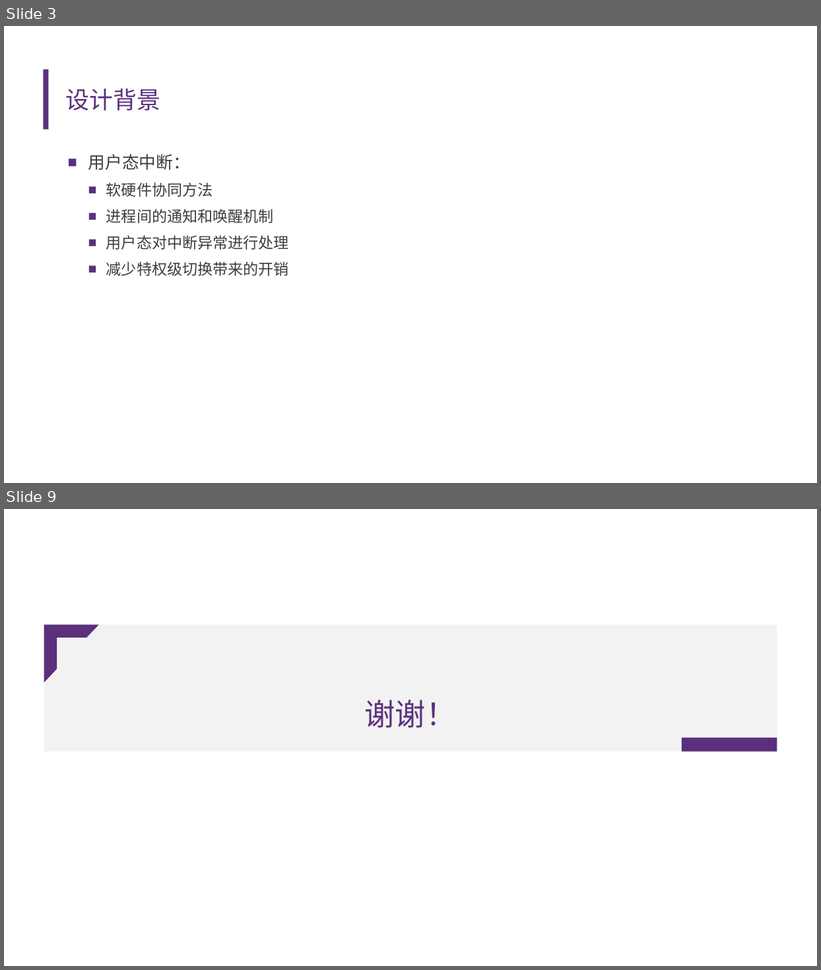
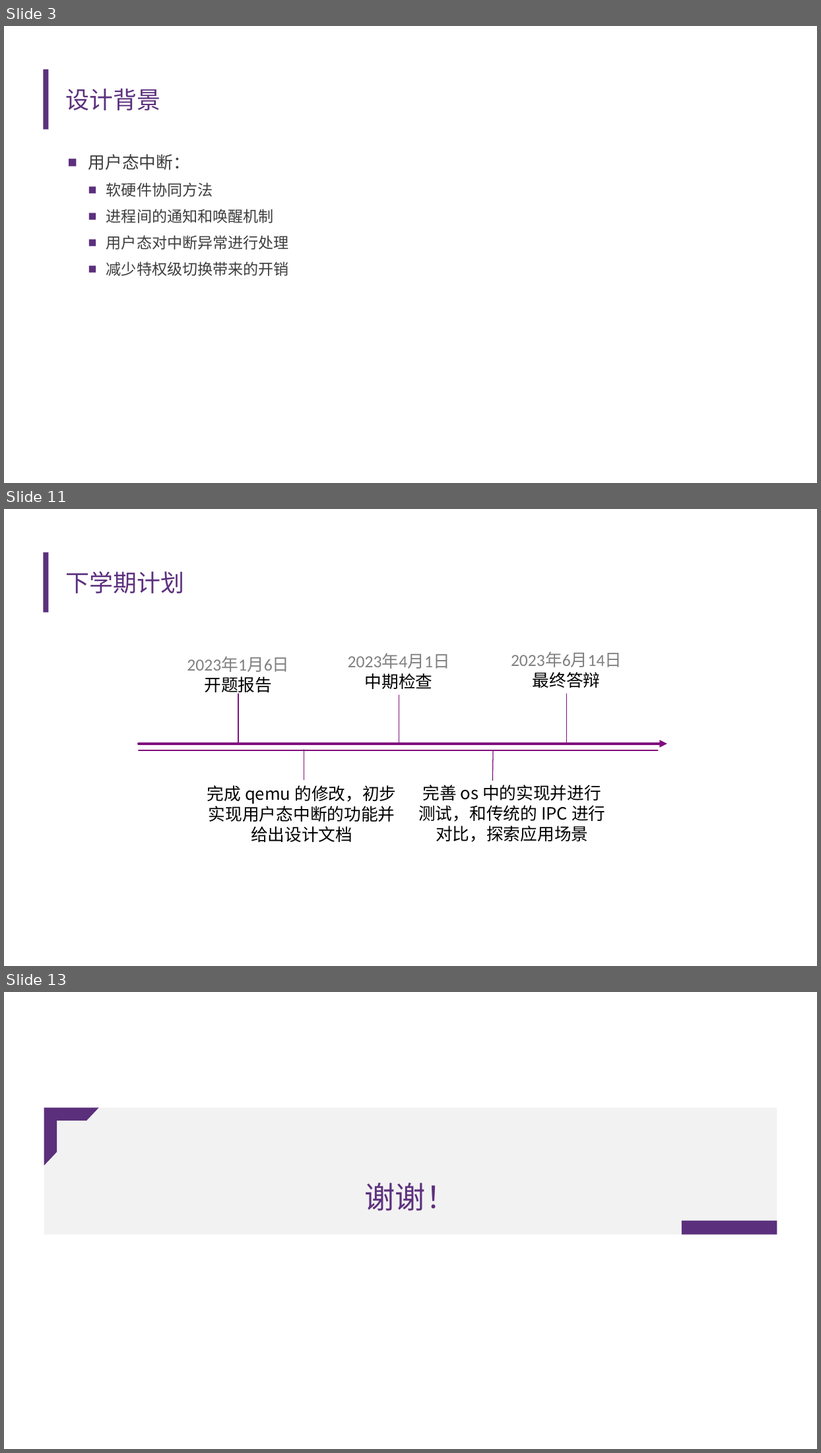
Before and after one commit to U-interrupt/uintr, a slide deck: doc/开题报告.pptx. Shown one above the other, each under a label of ours: slides 3 and 9 before the commit, slides 3, 11 and 13 after it; the slides between them are not shown. The pictures are 821x970 and 821x1453 pixels, drawn with LibreOffice and Linux fonts; fonts in the diff are those of the drawing; background and template pictures are left out. Boxes give left, top, right and bottom in pixels: in the first picture for what was removed or moved away, otherwise in the second. Text is boxed around its words. In the diff, an @@ line names an element or a change of style, - is before the commit and + after.

```diff
--- a/doc/开题报告.pptx
+++ b/doc/开题报告.pptx
@@ slide 11 added at <box>4,509,817,966</box>, background #FFFFFF; not listed: 1 template element that a slide beside it also shows @@
@@ title added at <box>66,571,184,593</box>, 28 pt, text #5C307D @@
+下学期计划
@@ text added at <box>187,657,289,695</box>, 20 pt, text #808080 @@
+2023年1月6日
+开题报告
@@ text added at <box>348,654,450,689</box>, 20 pt, text #808080 @@
+2023年4月1日
+中期检查
@@ text added at <box>511,652,622,688</box>, 20 pt, text #808080 @@
+2023年6月14日
+最终答辩
@@ line added from (238, 743) to (238, 694), #7F0F7E 1 pt @@
@@ line added from (399, 744) to (399, 695), #7F0F7E 1 pt @@
@@ line added from (566, 743) to (566, 694), #7F0F7E 1 pt @@
@@ arrow added from (139, 744) to (668, 744), #7F0F7E 3 pt @@
@@ line added from (139, 751) to (658, 751), #7F0F7E 1.5 pt @@
@@ line added from (304, 780) to (304, 750), #7F0F7E 1 pt @@
@@ line added from (492, 780) to (493, 751), #7F0F7E 1 pt @@
@@ text added at <box>207,786,396,842</box>, 20 pt, text #000000 @@
+完成 qemu 的修改，初步实现用户态中断的功能并给出设计文档
@@ text added at <box>418,785,605,842</box>, 20 pt, text #000000 @@
+完善 os 中的实现并进行测试，和传统的 IPC 进行对比，探索应用场景
@@ what was slide 9 is now slide 13 @@
```
Also in this commit, not shown: 6 slides changed, 4 other slides added, 1 slide removed.
